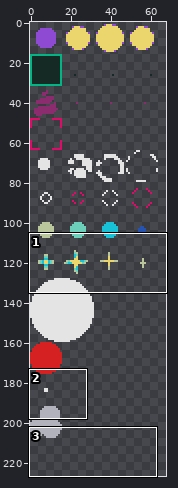
One commit to this sprite sheet: src/resource/img/bulletPattern.png. The picture above shows the old version from afar; the outline marks the close-up.
Close-up. As it was:
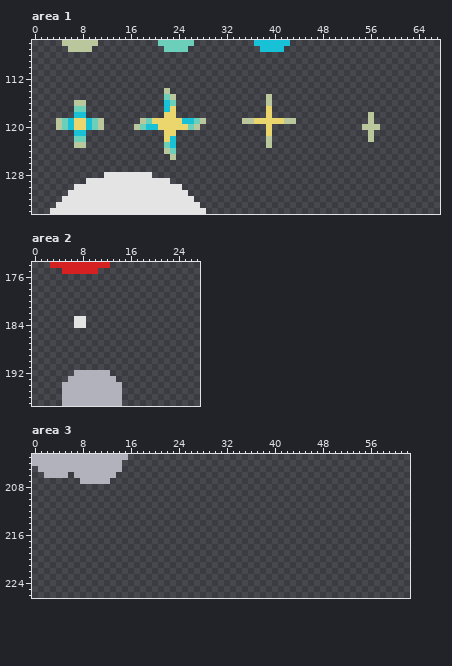
The file is 128x256 pixels. Shown: area 1: x 0..67, y 106..134; area 2: x 0..27, y 174..197; area 3: x 0..62, y 203..226. The wide view leaves out empty margins.
Once edited:
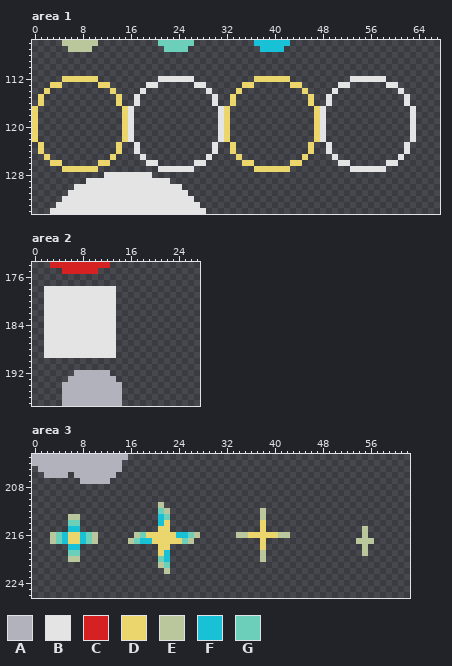
Palette (. is transparent): A #b1b2bb  B #e4e4e4  C #d52121  D #ebd66e  E #bac69c  F #18c1d5  G #6bcfba
Difference:
--- area 1
@@ x 0..67 @@
 111 ....................................................................
-112 ....................................................................
-113 ....................................................................
-114 ......................E.............................................
-115 ......................GE...............E............................
-116 .......EE.............FG...............E............................
-117 .......GG.............FD...............D............................
-118 .......FF.............DD...............D................E...........
-119 ....EGFDDFGE......EGDDDDDFFGE......EEDDDDDEE............E...........
-120 ....EGFDDFGE.....EGFFDDDDDGE...........D...............EEE..........
-121 .......FF.............DD...............D................E...........
-122 .......GG.............DF...............E................E...........
-123 .......EE.............GF...............E............................
-124 ......................EG............................................
-125 .......................E............................................
-126 ....................................................................
-127 ....................................................................
+112 .....DDDDDD..........BBBBBB..........DDDDDD..........BBBBBB.........
+113 ...DD......DD......BB......BB......DD......DD......BB......BB.......
+114 ..D..........D....B..........B....D..........D....B..........B......
+115 .D............D..B............B..D............D..B............B.....
+116 .D............D..B............B..D............D..B............B.....
+117 D..............DB..............BD..............DB..............B....
+118 D..............DB..............BD..............DB..............B....
+119 D..............DB..............BD..............DB..............B....
+120 D..............DB..............BD..............DB..............B....
+121 D..............DB..............BD..............DB..............B....
+122 D..............DB..............BD..............DB..............B....
+123 .D............D..B............B..D............D..B............B.....
+124 .D............D..B............B..D............D..B............B.....
+125 ..D..........D....B..........B....D..........D....B..........B......
+126 ...DD......DD......BB......BB......DD......DD......BB......BB.......
+127 .....DDDDDD..........BBBBBB..........DDDDDD..........BBBBBB.........
 128 ............BBBBBBBB................................................
--- area 2
@@ x 0..15 @@
 177 ................
-178 ................
-179 ................
-180 ................
-181 ................
-182 ................
-183 .......BB.......
-184 .......BB.......
-185 ................
-186 ................
-187 ................
-188 ................
-189 ................
+178 ..BBBBBBBBBBBB..
+179 ..BBBBBBBBBBBB..
+180 ..BBBBBBBBBBBB..
+181 ..BBBBBBBBBBBB..
+182 ..BBBBBBBBBBBB..
+183 ..BBBBBBBBBBBB..
+184 ..BBBBBBBBBBBB..
+185 ..BBBBBBBBBBBB..
+186 ..BBBBBBBBBBBB..
+187 ..BBBBBBBBBBBB..
+188 ..BBBBBBBBBBBB..
+189 ..BBBBBBBBBBBB..
 190 ................
--- area 3
@@ x 0..62 @@
 210 ...............................................................
-211 ...............................................................
-212 ...............................................................
-213 ...............................................................
-214 ...............................................................
-215 ...............................................................
-216 ...............................................................
-217 ...............................................................
-218 ...............................................................
-219 ...............................................................
-220 ...............................................................
-221 ...............................................................
-222 ...............................................................
+211 .....................E.........................................
+212 .....................GE...............E........................
+213 ......EE.............FG...............E........................
+214 ......GG.............FD...............D........................
+215 ......FF.............DD...............D................E.......
+216 ...EGFDDFGE......EGDDDDDFFGE......EEDDDDDEE............E.......
+217 ...EGFDDFGE.....EGFFDDDDDGE...........D...............EEE......
+218 ......FF.............DD...............D................E.......
+219 ......GG.............DF...............E................E.......
+220 ......EE.............GF...............E........................
+221 .....................EG........................................
+222 ......................E........................................
 223 ...............................................................
